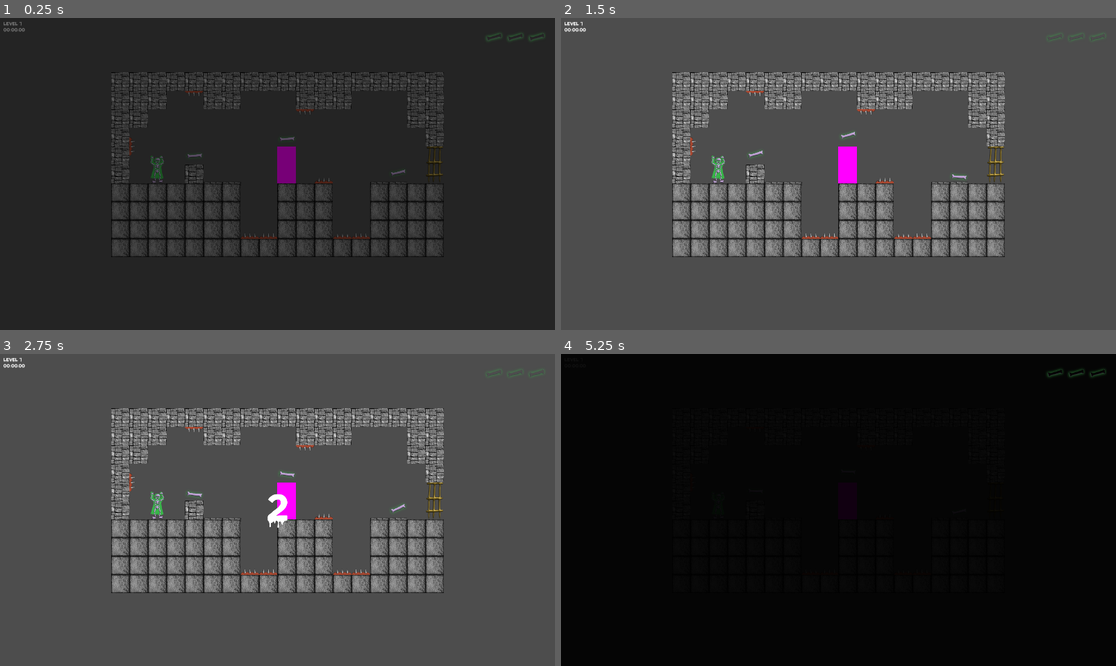
Above: before the commit, frames 1-4 (two rows, left to right).
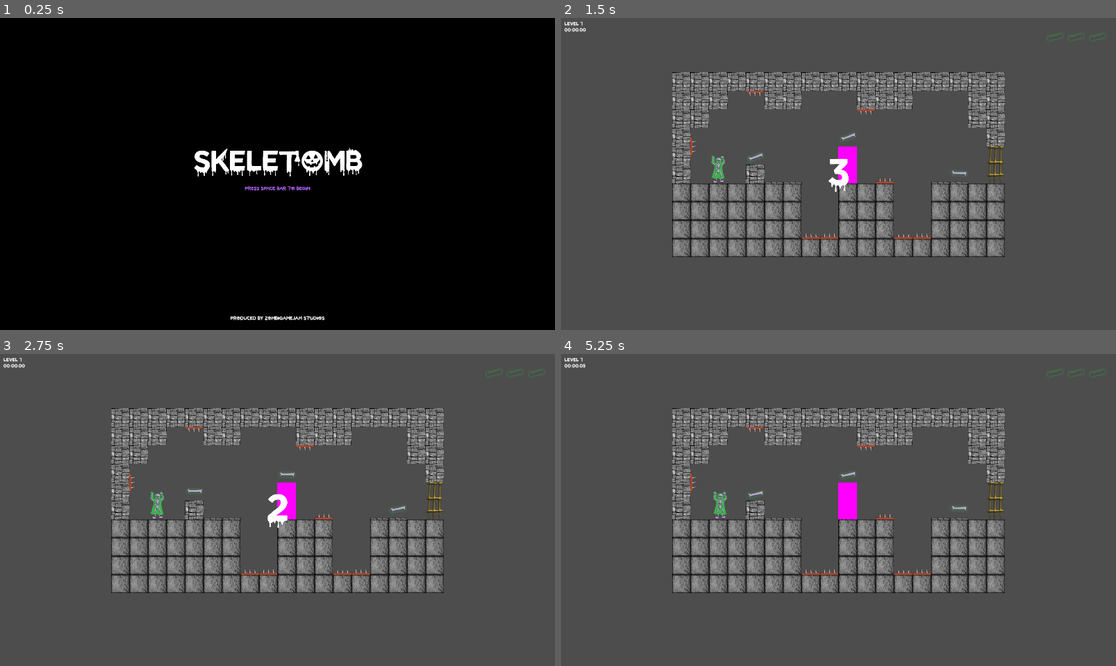
Above: after the commit, the same moments.

Repository: Drew-Wagner/Spectros
Game: Godot game, scene res://scenes/main_menu.tscn
The game is run twice, just before and just after one commit, with the same random seed, the same clock (stepped at 60 frames per second) and the same inputs. Before the commit the project starts from res://scenes/game.tscn. Sound files missing from this copy of the repository are replaced by a short silence.
Inputs (mouse positions are in pixels of both pictures, inside the frame that each line leads up to):
- Up to frame 1 (0.25 s): no input
- Up to frame 2 (1.5 s): click (838, 189) at 0.5 s, where only the run after the commit has a clickable "PRESS SPACE BAR TO BEGIN"; hold Space (toggle) from 1.28 s (still down)
- Up to frame 3 (2.75 s): release Space (toggle) at 2.03 s; tap Space (toggle) at 2.1 s
- Up to frame 4 (5.25 s): hold Space (toggle) 2.78-3.53 s; tap Space (toggle) at 3.6, 5.1 s; hold Space (toggle) 4.28-5.03 s

The runs differ from the first frame. In frame 1, 98% of the frame differs, in the area x 0-100%, y 0-100%; in frame 2, 0.4%; in frame 3, 0.1%; in frame 4, 99%.

Commit message:
scene navigation

Diff:
--- a/halloween.tres
+++ b/halloween.tres
@@ -1,3 +1,11 @@
-[gd_resource type="Theme" format=3 uid="uid://c8yr1ofry6eot"]
+[gd_resource type="Theme" load_steps=2 format=3 uid="uid://c8yr1ofry6eot"]
+
+[sub_resource type="StyleBoxEmpty" id="StyleBoxEmpty_4jvyo"]
 
 [resource]
+Button/colors/font_color = Color(0.694118, 0.392157, 0.980392, 1)
+Button/styles/disabled = SubResource("StyleBoxEmpty_4jvyo")
+Button/styles/focus = SubResource("StyleBoxEmpty_4jvyo")
+Button/styles/hover = SubResource("StyleBoxEmpty_4jvyo")
+Button/styles/normal = SubResource("StyleBoxEmpty_4jvyo")
+Button/styles/pressed = SubResource("StyleBoxEmpty_4jvyo")
--- a/project.godot
+++ b/project.godot
@@ -11,7 +11,7 @@
 [application]
 
 config/name="ZombiGameJam2023-10-20"
-run/main_scene="res://scenes/game.tscn"
+run/main_scene="res://scenes/main_menu.tscn"
 config/features=PackedStringArray("4.1", "GL Compatibility")
 config/icon="res://textures/icon.svg"
 
--- a/scenes/elements/door.tscn
+++ b/scenes/elements/door.tscn
@@ -1,8 +1,9 @@
-[gd_scene load_steps=5 format=3 uid="uid://1m2siku6krim"]
+[gd_scene load_steps=6 format=3 uid="uid://1m2siku6krim"]
 
 [ext_resource type="Script" path="res://scripts/toggle_moving_platform.gd" id="1_k7yqg"]
 [ext_resource type="Script" path="res://scripts/moving_platform.gd" id="1_m76oq"]
 [ext_resource type="Texture2D" uid="uid://bc1v0jnp7notl" path="res://materials/porte.png" id="3_5nfxi"]
+[ext_resource type="AudioStream" uid="uid://dmgbrbkd4wid2" path="res://sounds/LEVIER_GJ_FOL_Harrow_Open.wav" id="4_igim2"]
 
 [sub_resource type="RectangleShape2D" id="RectangleShape2D_xjfp4"]
 size = Vector2(64, 192)
@@ -23,3 +24,8 @@
 [node name="Sprite2D" type="Sprite2D" parent="MovingPlatform"]
 position = Vector2(0, -32)
 texture = ExtResource("3_5nfxi")
+
+[node name="AudioStreamPlayer2D" type="AudioStreamPlayer2D" parent="."]
+stream = ExtResource("4_igim2")
+
+[connection signal="switched_on" from="." to="AudioStreamPlayer2D" method="play" binds= [0.0]]
--- /dev/null
+++ b/scenes/end_of_game_menu.tscn
@@ -0,0 +1,125 @@
+[gd_scene load_steps=7 format=3 uid="uid://b4oc8ogfikqdm"]
+
+[ext_resource type="Shortcut" uid="uid://dbm3w3ubk6mno" path="res://scripts/toggle_button_shortcut.tres" id="1_1eg65"]
+[ext_resource type="AudioStream" uid="uid://caigx6k3md34c" path="res://sounds/LEVIER_GJ_AMB_LP.wav" id="1_njy4r"]
+[ext_resource type="Script" path="res://scripts/scene_navigation.gd" id="2_numlj"]
+
+[sub_resource type="Animation" id="Animation_xp4vw"]
+resource_name = "FadeIn"
+length = 0.5
+tracks/0/type = "value"
+tracks/0/imported = false
+tracks/0/enabled = true
+tracks/0/path = NodePath("Cover:color")
+tracks/0/interp = 1
+tracks/0/loop_wrap = true
+tracks/0/keys = {
+"times": PackedFloat32Array(0, 0.5),
+"transitions": PackedFloat32Array(1, 1),
+"update": 0,
+"values": [Color(0, 0, 0, 1), Color(0, 0, 0, 0)]
+}
+
+[sub_resource type="Animation" id="Animation_q0b2o"]
+length = 0.001
+tracks/0/type = "value"
+tracks/0/imported = false
+tracks/0/enabled = true
+tracks/0/path = NodePath("Cover:color")
+tracks/0/interp = 1
+tracks/0/loop_wrap = true
+tracks/0/keys = {
+"times": PackedFloat32Array(0),
+"transitions": PackedFloat32Array(1),
+"update": 0,
+"values": [Color(0, 0, 0, 0)]
+}
+
+[sub_resource type="AnimationLibrary" id="AnimationLibrary_kuc60"]
+_data = {
+"FadeIn": SubResource("Animation_xp4vw"),
+"RESET": SubResource("Animation_q0b2o")
+}
+
+[node name="main_menu" type="CanvasLayer"]
+
+[node name="BG" type="ColorRect" parent="."]
+anchors_preset = 15
+anchor_right = 1.0
+anchor_bottom = 1.0
+grow_horizontal = 2
+grow_vertical = 2
+color = Color(0, 0, 0, 1)
+
+[node name="GridContainer" type="GridContainer" parent="."]
+anchors_preset = 15
+anchor_right = 1.0
+anchor_bottom = 1.0
+grow_horizontal = 2
+grow_vertical = 2
+columns = 3
+
+[node name="Spacer" type="Control" parent="GridContainer"]
+layout_mode = 2
+size_flags_horizontal = 3
+size_flags_vertical = 3
+
+[node name="Title" type="VBoxContainer" parent="GridContainer"]
+layout_mode = 2
+size_flags_horizontal = 3
+size_flags_vertical = 3
+alignment = 1
+
+[node name="Thanks" type="Label" parent="GridContainer/Title"]
+layout_mode = 2
+theme_type_variation = &"HeaderLarge"
+text = "Thanks for playing"
+horizontal_alignment = 1
+vertical_alignment = 1
+uppercase = true
+
+[node name="Title" type="Label" parent="GridContainer/Title"]
+layout_mode = 2
+theme_type_variation = &"HeaderLarge"
+theme_override_font_sizes/font_size = 96
+text = "SKELETOMB"
+horizontal_alignment = 1
+vertical_alignment = 1
+
+[node name="MarginContainer" type="MarginContainer" parent="GridContainer/Title"]
+layout_mode = 2
+theme_override_constants/margin_top = 16
+theme_override_constants/margin_bottom = 16
+
+[node name="BackToMainMenu" type="Button" parent="GridContainer/Title/MarginContainer"]
+layout_mode = 2
+shortcut = ExtResource("1_1eg65")
+text = "RETURN TO MAIN MENU"
+
+[node name="Spacer2" type="Control" parent="GridContainer"]
+layout_mode = 2
+size_flags_horizontal = 3
+size_flags_vertical = 3
+
+[node name="Cover" type="ColorRect" parent="."]
+anchors_preset = 15
+anchor_right = 1.0
+anchor_bottom = 1.0
+grow_horizontal = 2
+grow_vertical = 2
+mouse_filter = 2
+color = Color(0, 0, 0, 0)
+
+[node name="AnimationPlayer" type="AnimationPlayer" parent="."]
+libraries = {
+"": SubResource("AnimationLibrary_kuc60")
+}
+
+[node name="AudioAmbiance" type="AudioStreamPlayer" parent="."]
+stream = ExtResource("1_njy4r")
+autoplay = true
+
+[node name="Navigation" type="Node" parent="."]
+script = ExtResource("2_numlj")
+
+[connection signal="pressed" from="GridContainer/Title/MarginContainer/BackToMainMenu" to="Navigation" method="go_to" binds= ["res://scenes/main_menu.tscn"]]
--- a/scenes/game.tscn
+++ b/scenes/game.tscn
@@ -2,7 +2,6 @@
 
 [ext_resource type="Script" path="res://scripts/game_manager.gd" id="1_rnd3o"]
 [ext_resource type="PackedScene" uid="uid://dd560qxrjfygt" path="res://scenes/levels/Level1.tscn" id="2_12uj8"]
-[ext_resource type="PackedScene" uid="uid://baqpc0dwmi5lf" path="res://scenes/levels/template.tscn" id="3_4xwov"]
 [ext_resource type="AudioStream" uid="uid://bofpqflybv72u" path="res://sounds/LEVIER_GJ_FOL_Lever_Off.wav" id="3_o2w25"]
 [ext_resource type="AudioStream" uid="uid://1tc4ak1mjpo1" path="res://sounds/LEVIER_GJ_FOL_Lever_On.wav" id="4_5x8y0"]
 [ext_resource type="AudioStream" uid="uid://nxnmjshhis2c" path="res://sounds/LEVIER_GJ_STATE_Win.wav" id="5_f3xnp"]
@@ -11,6 +10,7 @@
 [ext_resource type="PackedScene" uid="uid://cxxbjbc1q5rmg" path="res://gui/bone_collection.tscn" id="9_0rnu1"]
 [ext_resource type="AudioStream" uid="uid://caigx6k3md34c" path="res://sounds/LEVIER_GJ_AMB_LP.wav" id="9_jiikb"]
 [ext_resource type="PackedScene" uid="uid://chv82bw6fflfk" path="res://gui/bone_icon.tscn" id="10_edinx"]
+[ext_resource type="Script" path="res://scripts/scene_navigation.gd" id="10_ojnpv"]
 
 [sub_resource type="Animation" id="Animation_pmnll"]
 length = 0.001
@@ -51,7 +51,7 @@
 
 [node name="game" type="Node2D"]
 script = ExtResource("1_rnd3o")
-levels = Array[PackedScene]([ExtResource("2_12uj8"), ExtResource("3_4xwov")])
+levels = Array[PackedScene]([ExtResource("2_12uj8")])
 toggle_sounds = Array[AudioStream]([ExtResource("3_o2w25"), ExtResource("4_5x8y0")])
 win_sound = ExtResource("5_f3xnp")
 lose_sound = ExtResource("6_006ic")
@@ -144,3 +144,8 @@
 [node name="AudioAmbiance" type="AudioStreamPlayer" parent="."]
 stream = ExtResource("9_jiikb")
 autoplay = true
+
+[node name="SceneNavigation" type="Node" parent="."]
+script = ExtResource("10_ojnpv")
+
+[connection signal="game_end" from="." to="SceneNavigation" method="go_to" binds= ["res://scenes/end_of_game_menu.tscn"]]
--- a/scenes/main_menu.tscn
+++ b/scenes/main_menu.tscn
@@ -1,6 +1,18 @@
-[gd_scene format=3 uid="uid://djsf8quqac6or"]
+[gd_scene load_steps=4 format=3 uid="uid://djsf8quqac6or"]
+
+[ext_resource type="Shortcut" uid="uid://dbm3w3ubk6mno" path="res://scripts/toggle_button_shortcut.tres" id="1_bixpp"]
+[ext_resource type="AudioStream" uid="uid://caigx6k3md34c" path="res://sounds/LEVIER_GJ_AMB_LP.wav" id="1_kyauq"]
+[ext_resource type="Script" path="res://scripts/scene_navigation.gd" id="2_kgo7m"]
 
 [node name="main_menu" type="CanvasLayer"]
+
+[node name="BG" type="ColorRect" parent="."]
+anchors_preset = 15
+anchor_right = 1.0
+anchor_bottom = 1.0
+grow_horizontal = 2
+grow_vertical = 2
+color = Color(0, 0, 0, 1)
 
 [node name="GridContainer" type="GridContainer" parent="."]
 anchors_preset = 15
@@ -29,7 +41,46 @@
 horizontal_alignment = 1
 vertical_alignment = 1
 
+[node name="MarginContainer" type="MarginContainer" parent="GridContainer/Title"]
+layout_mode = 2
+theme_override_constants/margin_top = 32
+theme_override_constants/margin_bottom = 32
+
+[node name="Button" type="Button" parent="GridContainer/Title/MarginContainer"]
+layout_mode = 2
+shortcut = ExtResource("1_bixpp")
+text = "PRESS SPACE BAR TO BEGIN"
+
 [node name="Spacer2" type="Control" parent="GridContainer"]
 layout_mode = 2
 size_flags_horizontal = 3
 size_flags_vertical = 3
+
+[node name="MarginContainer" type="MarginContainer" parent="."]
+anchors_preset = 7
+anchor_left = 0.5
+anchor_top = 1.0
+anchor_right = 0.5
+anchor_bottom = 1.0
+offset_left = -164.5
+offset_top = -40.0
+offset_right = 164.5
+grow_horizontal = 2
+grow_vertical = 0
+theme_override_constants/margin_bottom = 32
+
+[node name="Label" type="Label" parent="MarginContainer"]
+layout_mode = 2
+text = "Produced by ZombiGameJam Studios"
+horizontal_alignment = 1
+vertical_alignment = 1
+uppercase = true
+
+[node name="AudioAmbiance" type="AudioStreamPlayer" parent="."]
+stream = ExtResource("1_kyauq")
+autoplay = true
+
+[node name="SceneNavigation" type="Node" parent="."]
+script = ExtResource("2_kgo7m")
+
+[connection signal="pressed" from="GridContainer/Title/MarginContainer/Button" to="SceneNavigation" method="go_to" binds= ["res://scenes/game.tscn"]]
--- a/scripts/game_manager.gd
+++ b/scripts/game_manager.gd
@@ -8,6 +8,7 @@
 var level: BaseLevel
 
 signal _toggle_released()
+signal game_end()
 
 @export var toggle_sounds: Array[AudioStream]
 @export var win_sound: AudioStream
@@ -37,15 +38,18 @@
 	audio_effects_player.play()
 
 	level_index += 1
-	if level_index == levels.size():
-		print("No more levels")
-		return
-
 	start_level()
 
+	if level_index == levels.size():
+		await audio_effects_player.finished
+		game_end.emit()
+
+
 func start_level():
+	pause()
 	if level:
 		level.queue_free()
+
 		scene_transition.play("fade")
 		await scene_transition.animation_finished
 
--- /dev/null
+++ b/scripts/scene_navigation.gd
@@ -0,0 +1,5 @@
+class_name SceneNavigation
+extends Node
+
+func go_to(path: String):
+	get_tree().change_scene_to_file(path)
--- /dev/null
+++ b/scripts/toggle_button_shortcut.tres
@@ -0,0 +1,7 @@
+[gd_resource type="Shortcut" load_steps=2 format=3 uid="uid://dbm3w3ubk6mno"]
+
+[sub_resource type="InputEventAction" id="InputEventAction_dtdpk"]
+action = &"toggle"
+
+[resource]
+events = [SubResource("InputEventAction_dtdpk")]
--- a/scripts/toggleable.gd
+++ b/scripts/toggleable.gd
@@ -1,13 +1,18 @@
 class_name Toggleable
 extends Node2D
+
+signal switched_on()
+signal switched_off()
 
 # Whether or not to connect to global OnOff.toggle signal
 @export var is_player_toggleable: bool = true
 @export var is_on: bool = false:
 	set(value):
 		if value and not is_on:
+			switched_on.emit()
 			_on_switch_on()
 		elif not value and is_on:
+			switched_off.emit()
 			_on_switch_off()
 		is_on = value
 
Not shown, changed: sounds/LEVIER_GJ_FOL_Harrow_Open.wav.import
